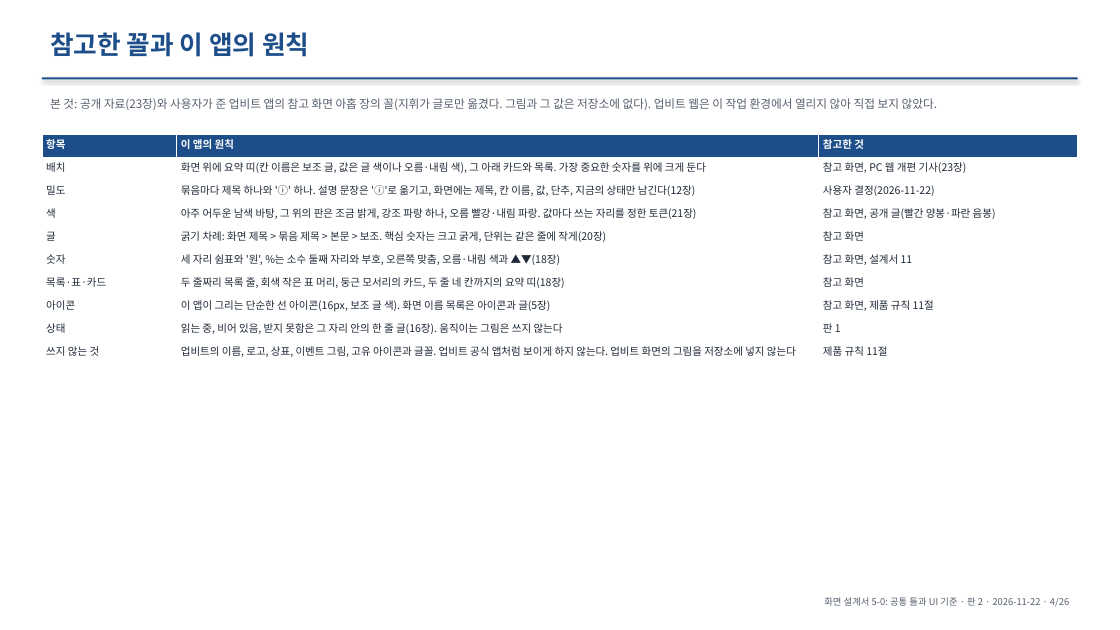
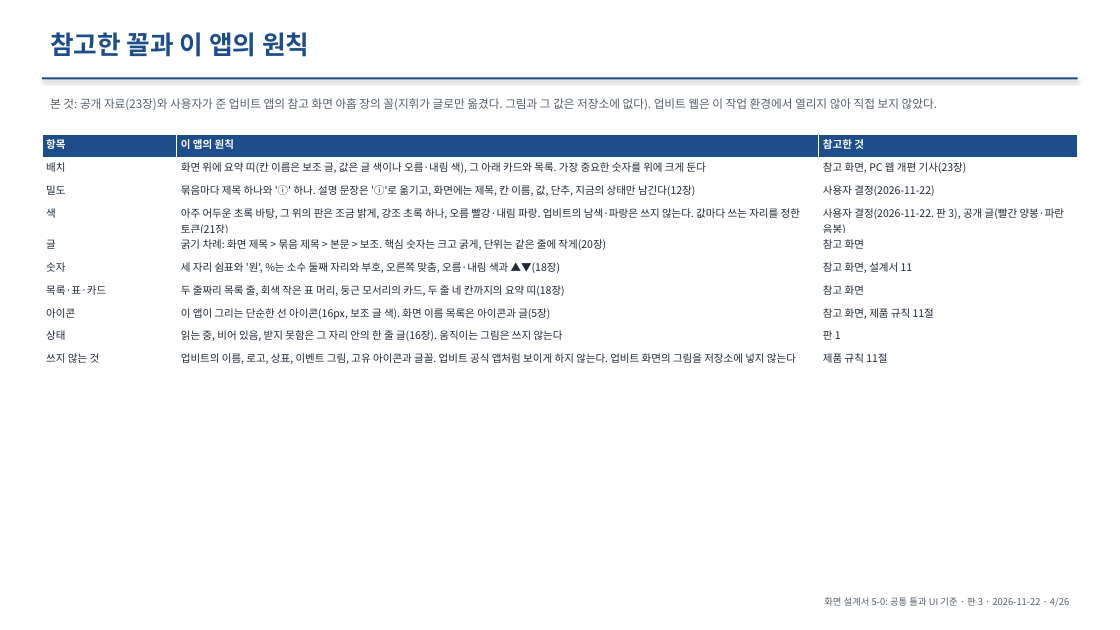
Before and after one commit to khy920723/coin-report-trader, a slide deck: slide 4 of docs/screen-design/02-ui-common.pptx. Drawn at 1120x630 pixels with LibreOffice and Linux fonts; fonts in the diff are those of the drawing. Boxes give left, top, right and bottom in pixels: in the first picture for what was removed or moved away, otherwise in the second. Text is boxed around its words. In the diff, an @@ line names an element or a change of style, - is before the commit and + after.

```diff
--- a/docs/screen-design/02-ui-common.pptx
+++ b/docs/screen-design/02-ui-common.pptx
@@ table at box(42, 134, 1077, 368) @@
-row 4, column 2: 아주 어두운 남색 바탕, 그 위의 판은 조금 밝게, 강조 파랑 하나, 오름 빨강·내림 파랑. 값마다 쓰는 자리를 정한 토큰(21장)
+row 4, column 2: 아주 어두운 초록 바탕, 그 위의 판은 조금 밝게, 강조 초록 하나, 오름 빨강·내림 파랑. 업비트의 남색·파랑은 쓰지 않는다. 값마다 쓰는 자리를 정한 토큰(21장)
-row 4, column 3: 참고 화면, 공개 글(빨간 양봉·파란 음봉)
+row 4, column 3: 사용자 결정(2026-11-22. 판 3), 공개 글(빨간 양봉·파란 음봉)
```
Also in this commit, not shown: 25 other slides changed, 5 other files.
